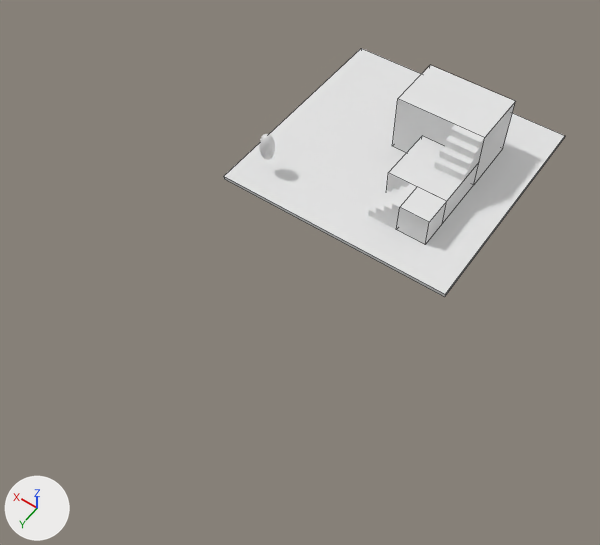
A saved change to the Blender file FirstPersonEngine/assets/map1/map1.blend.
Rendered twice from a camera (50 mm lens) standing at (-35.2, 71.1, 75.8) and looking at (-0.5, 22.6, -0.4). Every picture has the same lights, and +X, +Y and +Z are marked at lower left. Mesh edges are drawn as thin lines on the coarser meshes.
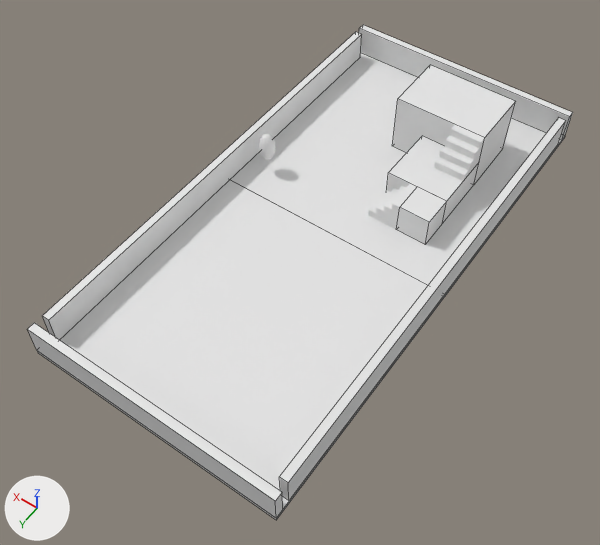
Commit message: updated map

What the commit changed:
Material 'Material.001' (mat_material_001) is new.
Its base color is (0.8, 0.8, 0.8) (white #e7e7e7).
Its roughness is 0.4.
Mesh me_cube_001 is new.
It is a box spanning x -1.0..1.0, y -1.0..1.0, z -1.0..1.0.
It uses material mat_material_001 (white #e7e7e7).
Object 'Cube.010' (ob_cube_010) is new; it shows a copy of the mesh of ob_cube_004.
Its location is (15.5, 15.9, 2.2).
Its scale is (0.5, 30.0, 2.0).
Object 'Cube.009' (ob_cube_009) is new; it shows a copy of the mesh of ob_cube_004.
Its location is (-15.4, 15.9, 2.2).
Its scale is (0.5, 30.0, 2.0).
Object 'Cube.008' (ob_cube_008) is new; it shows a copy of the mesh of ob_cube_004.
Its location is (0.0, 47.5, 2.2).
Its scale is (16.0, 0.5, 2.0).
Object 'Cube.007' (ob_cube_007) is new; it shows a copy of the mesh of ob_cube_004.
Its location is (0.0, -15.5, 2.2).
Its scale is (16.0, 0.5, 2.0).
Object 'Cube.006' (ob_cube_006) is new; it shows me_cube_001.
Its location is (0.0, 32.0, 0.0).
Its scale is (16.0, 16.0, 0.25).

Boxes (x1, y1, x2, y2) around the edits, measured in the pictures (600 x 545 px):
'Cube.006', added
    after: (37, 180, 445, 520)
'Cube.010', added
    after: (42, 32, 362, 340)
'Cube.009', added
    after: (279, 118, 566, 500)
'Cube.008', added
    after: (27, 323, 283, 518)
'Cube.007', added
    after: (359, 25, 573, 140)
